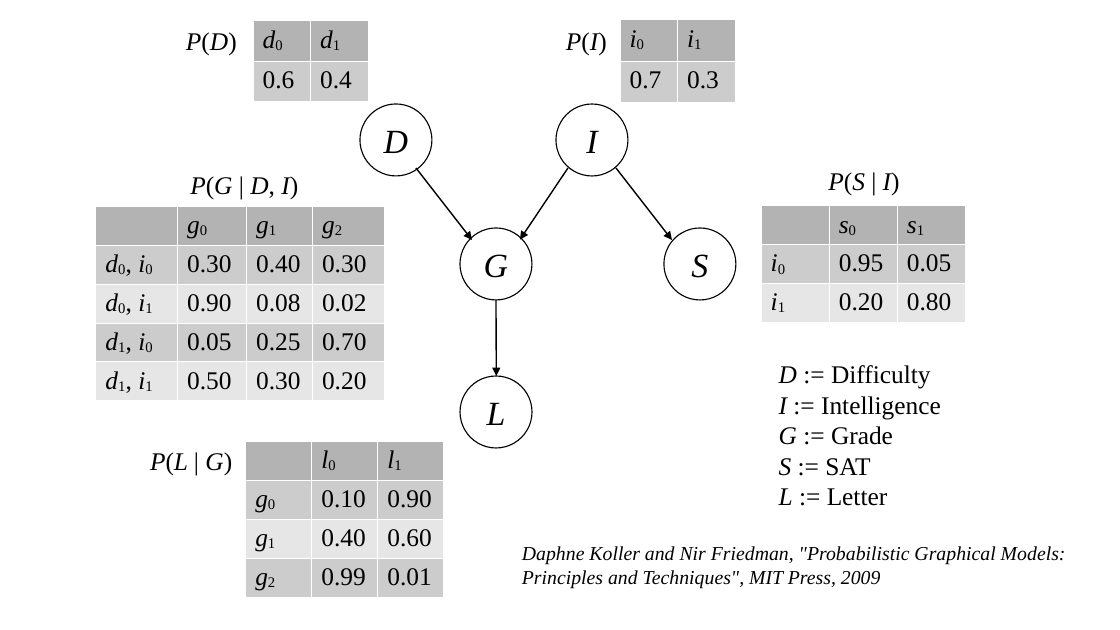
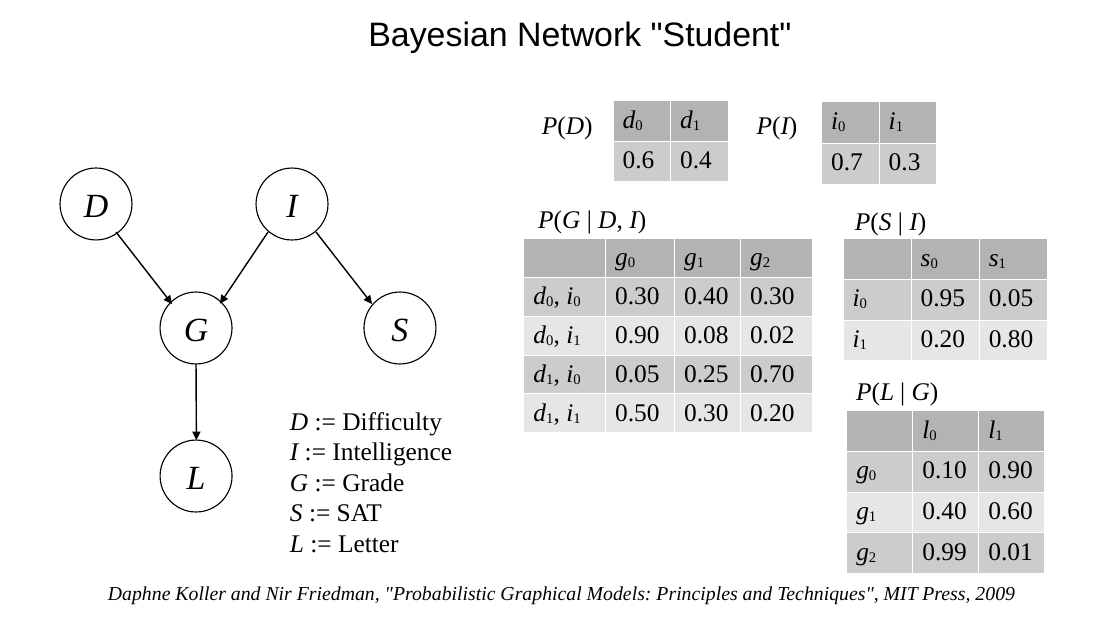
Before and after one commit to ax-va/Project-BayesianPy, a slide deck: slide 1 of models/factor_graphs/student.odp (slide 2 before the commit). Drawn at 1120x630 pixels with LibreOffice and Linux fonts; fonts in the diff are those of the drawing. Boxes give left, top, right and bottom in pixels: in the first picture for what was removed or moved away, otherwise in the second. Text is boxed around its words. In the diff, an @@ line names an element or a change of style, - is before the commit and + after.

Commit message:
Model description

```diff
--- a/models/factor_graphs/student.odp
+++ b/models/factor_graphs/student.odp
@@ title added at <box>368,21,792,53</box>, 24 pt, text #000000 @@
+Bayesian Network "Student"
@@ text "P(D)": place and size @@
-text "P(D)" at <box>186,32,237,55</box>
+text "P(D)" at <box>542,116,593,139</box>
@@ table: place and size @@
-table at <box>253,20,369,102</box>
+table at <box>613,101,729,182</box>
@@ text "P(I)": place and size @@
-text "P(I)" at <box>566,32,607,55</box>
+text "P(I)" at <box>757,116,798,139</box>
@@ table: place and size @@
-table at <box>620,19,736,102</box>
+table at <box>821,102,937,184</box>
@@ text "P(G | D, I)": place and size @@
-text "P(G | D, I)" at <box>190,176,298,199</box>
+text "P(G | D, I)" at <box>538,210,646,233</box>
@@ text "P(S | I)": place and size @@
-text "P(S | I)" at <box>828,172,900,195</box>
+text "P(S | I)" at <box>855,212,926,235</box>
@@ arrow moved from (616, 168) - (672, 240) to (116, 232) - (172, 304) @@
@@ arrow moved from (416, 168) - (473, 240) to (316, 232) - (372, 304) @@
@@ table: place and size @@
-table at <box>96,206,384,400</box>
+table at <box>523,238,812,432</box>
@@ table: place and size @@
-table at <box>761,205,966,322</box>
+table at <box>843,239,1047,356</box>
@@ 5 ellipses, 2 arrows: place and size @@
-5 ellipses, 2 arrows at <box>360,104,737,448</box>
+5 ellipses, 2 arrows at <box>60,168,436,512</box>
@@ text "P(L | G)": place and size @@
-text "P(L | G)" at <box>150,452,232,475</box>
+text "P(L | G)" at <box>856,382,939,405</box>
@@ text "D := Difficulty": place and size @@
-text "D := Difficulty" at <box>779,365,941,506</box>
+text "D := Difficulty" at <box>290,412,452,553</box>
@@ table: place and size @@
-table at <box>245,441,443,597</box>
+table at <box>847,411,1045,570</box>
@@ text "Daphne Koller and Nir Friedman, ...": place and size @@
-text "Daphne Koller and Nir Friedman, ..." at <box>522,546,1066,589</box>
+text "Daphne Koller and Nir Friedman, ..." at <box>108,586,1015,605</box>
@@ text "Daphne Koller and Nir Friedman, ..." at <box>108,586,1015,605</box>: alignment left to centre @@
```
Also in this commit, not shown: 1 other slide changed, 2 slides removed, 3 other files.
